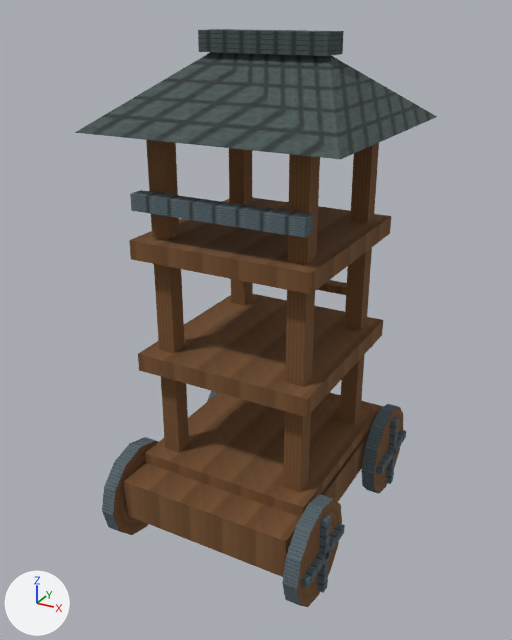
A saved change to the glTF model app/src/main/assets/3d/field/unit-SIEGE_TOWER-lod0.glb.
Rendered twice from a camera (50 mm lens) standing at (0.511, -0.967, 0.859) and looking at (-0.01, -0.02, 0.385). The lights are fixed; the arrows at lower left show +X, +Y and +Z. The first picture is the older version. Vertices at exactly the same position are counted once.
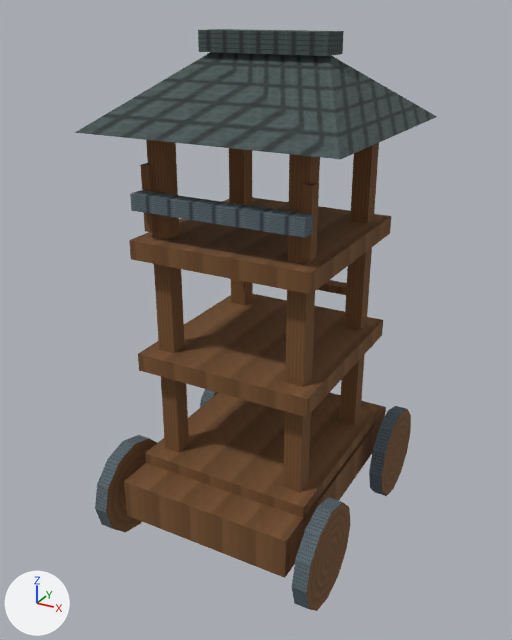
Where the change shows, as pixel boxes [x1, y1, x2, y2] in the pictures (512 x 640 px; the box of a moved part takes in the faces that stretch with it):
'Mesh_0', reshaped: before [75, 29, 437, 607]; after [75, 29, 437, 611]
part 1 of me_mesh_0, moved or reshaped (mostly hidden): before [207, 391, 218, 402]; after [200, 389, 218, 407]
part 2 of me_mesh_0, moved or reshaped: before [102, 437, 158, 535]; after [95, 435, 157, 532]
part 3 of me_mesh_0, moved or reshaped: before [361, 404, 403, 494]; after [369, 406, 411, 496]
part 4 of me_mesh_0, moved or reshaped: before [282, 495, 342, 607]; after [292, 497, 351, 611]
part 5 of me_mesh_0, added: after [140, 163, 317, 260]

Diff of the bpy script that builds the scene:
```diff
--- a/app/src/main/assets/3d/field/unit-SIEGE_TOWER-lod0.glb.py
+++ b/app/src/main/assets/3d/field/unit-SIEGE_TOWER-lod0.glb.py
@@ me_mesh_0 @@
 # used by ob_mesh_0; location = (0.0, 0.0, 0.0)
-me_mesh_0.from_pydata(...)  # 358 vertices, 508 faces; spans x -0.2..0.2, y -0.245..0.245, z 0.0..0.83
+me_mesh_0.from_pydata(...)  # 390 vertices, 548 faces; spans x -0.2..0.2, y -0.245..0.245, z 0.0..0.83
+# me_mesh_0 part 1: the loose piece of 26 vertices spanning x -0.182..-0.158, y 0.075..0.245, z 0.0..0.17 is moved by (-0.015, 0.0, 0.0)
+# me_mesh_0 part 2: the loose piece of 26 vertices spanning x -0.182..-0.158, y -0.245..-0.075, z 0.0..0.17 is moved by (-0.015, 0.0, 0.0)
+# me_mesh_0 part 3: the loose piece of 26 vertices spanning x 0.158..0.182, y 0.075..0.245, z 0.0..0.17 is moved by (0.015, 0.0, 0.0)
+# me_mesh_0 part 4: the loose piece of 26 vertices spanning x 0.158..0.182, y -0.245..-0.075, z 0.0..0.17 is moved by (0.015, 0.0, 0.0)
+# me_mesh_0 part 5
+# 8 vertices are added at x -0.138..0.123, y -0.138..-0.123, z 0.55..0.65
+# 8 new vertices lie (0.015, 0.0, 0.0) away from vertices in x -0.138..0.123, y -0.138..-0.123, z 0.55..0.65
+# 20 new faces join them
+# other edits to the shape of me_mesh_0 do not show in these pictures
 me_mesh_0.materials.append(mat_material_0)
```
